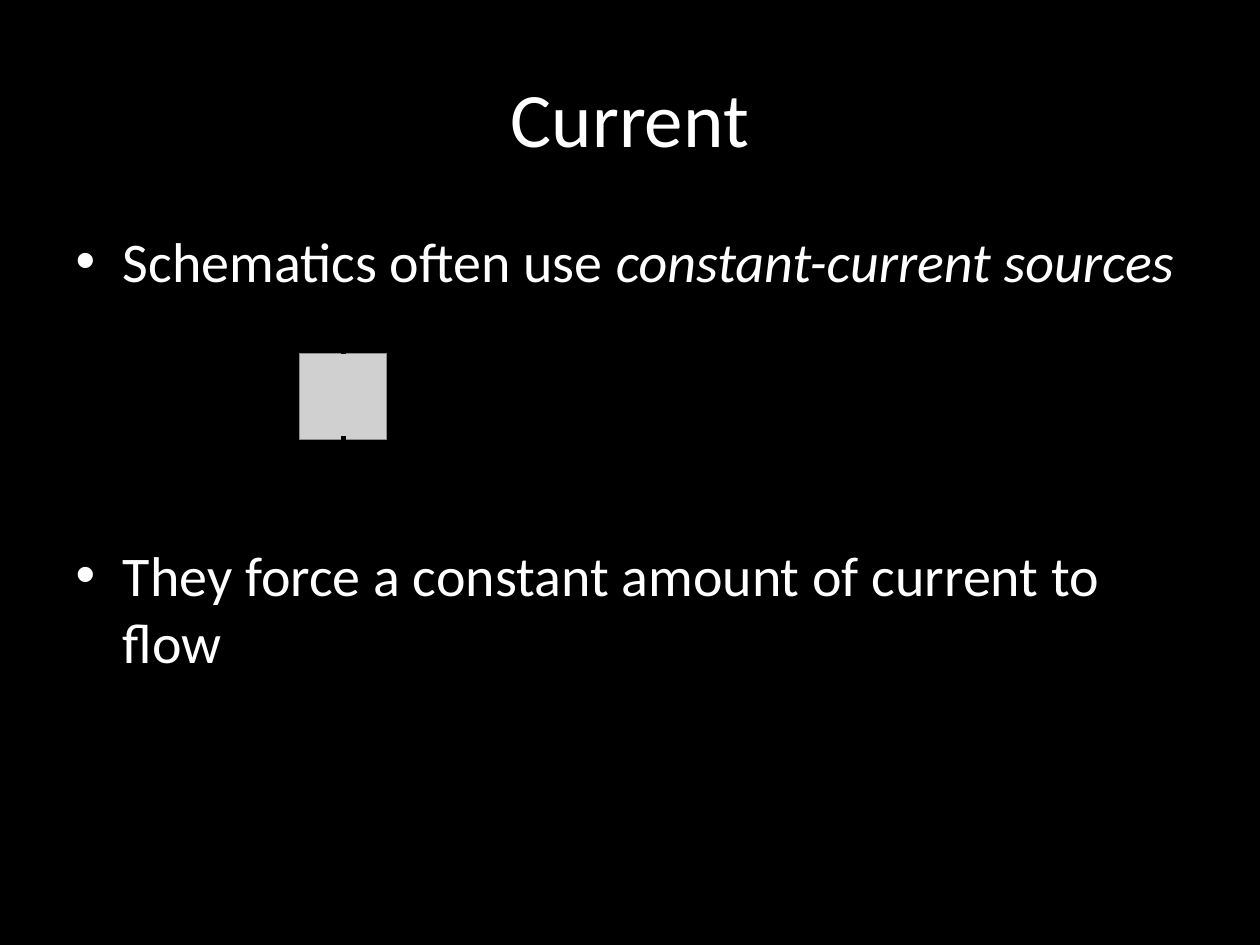
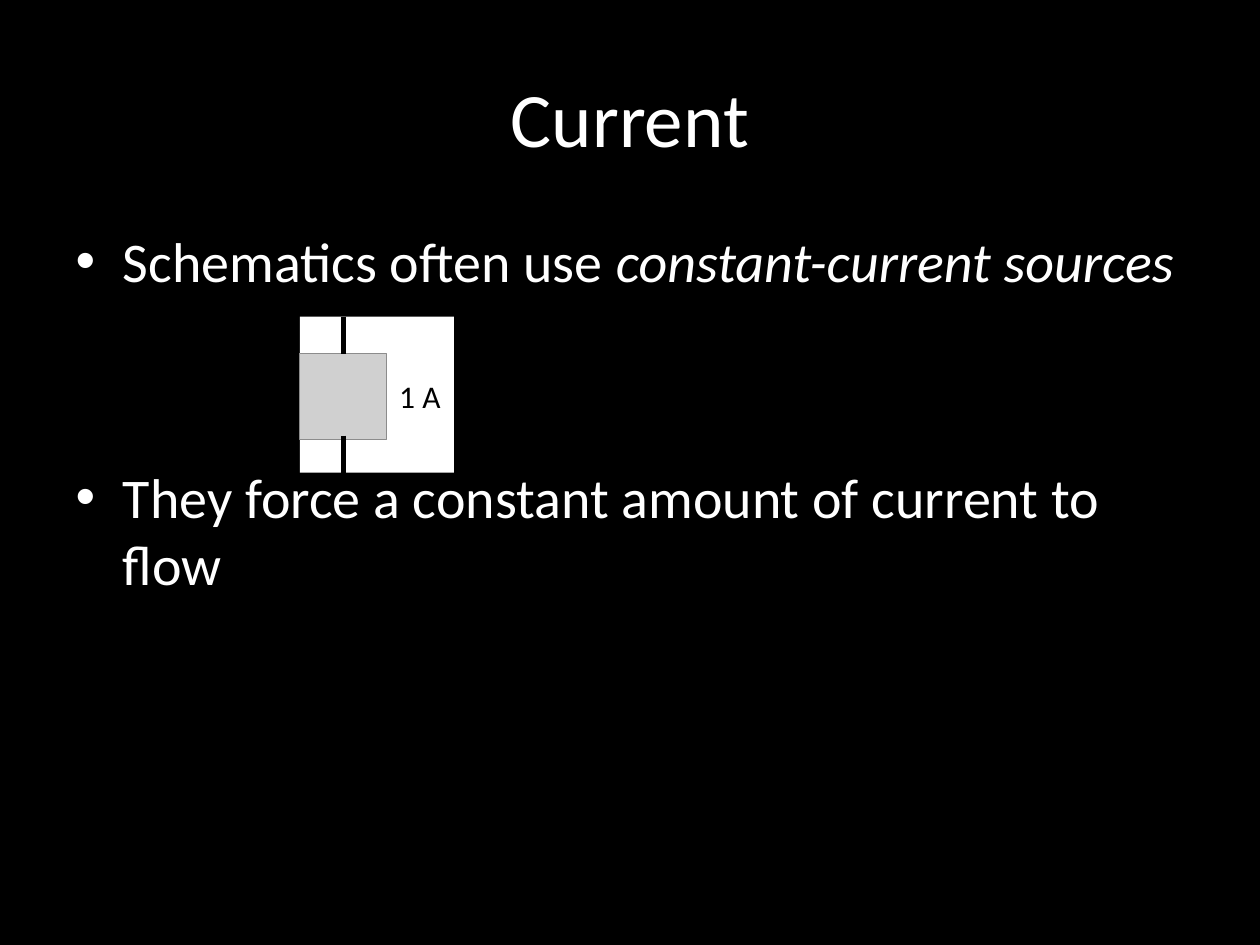
Before and after one commit to carlosgj/FRC-Training, a slide deck: slide 9 of Electronics 101.pptx. Drawn at 1260x945 pixels with LibreOffice and Linux fonts; fonts in the diff are those of the drawing; grey boxes stand for pictures; background and template pictures are left out. Boxes give left, top, right and bottom in pixels: in the first picture for what was removed or moved away, otherwise in the second. Text is boxed around its words. In the diff, an @@ line names an element or a change of style, - is before the commit and + after.

```diff
--- a/Electronics 101.pptx
+++ b/Electronics 101.pptx
@@ text "Schematics often use constant-current sources" rewrapped from box(123, 243, 1174, 664) to box(123, 243, 1174, 586) @@
@@ rectangle added at box(300, 316, 454, 472), fill #FFFFFF @@
```
Also in this commit, not shown: 5 other slides changed, 7 slides added, 1 slide removed, 1 other file.
